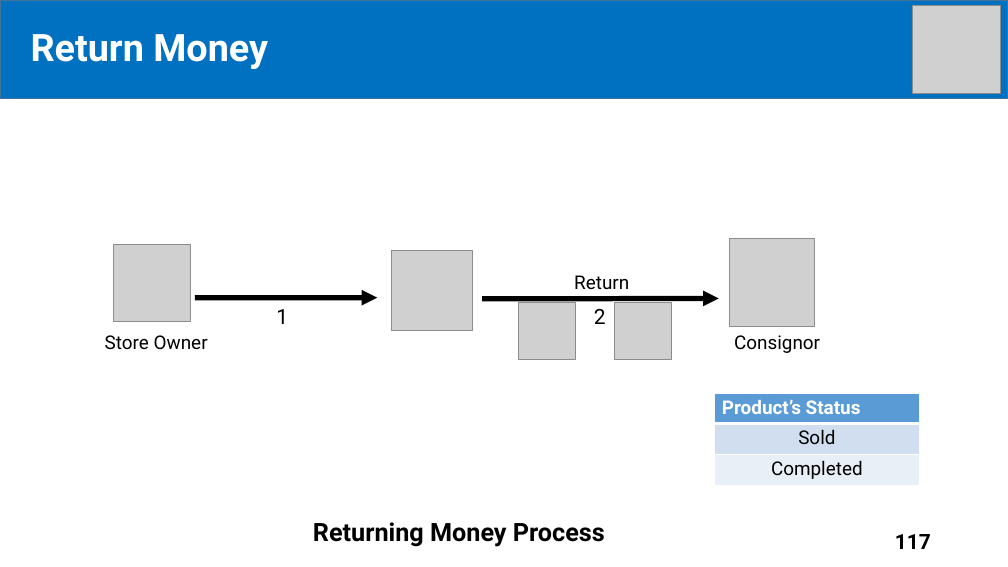
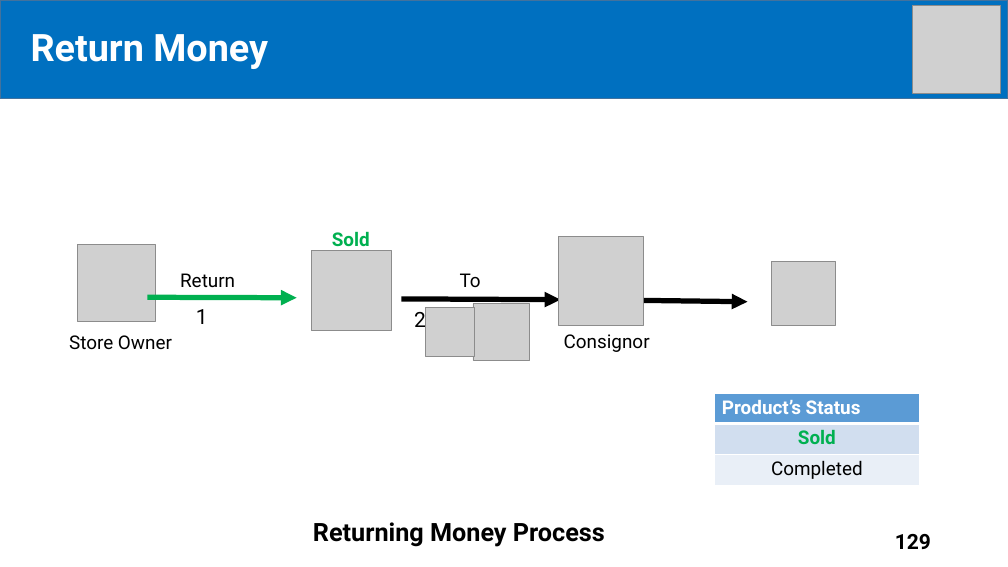
Before and after one commit to tiendan3108/CP, a slide deck: slide 129 of Source/Presentation/PreFinalPresentation.pptx (slide 117 before the commit). Drawn at 1008x567 pixels with LibreOffice and Linux fonts; fonts in the diff are those of the drawing; grey boxes stand for pictures. Boxes give left, top, right and bottom in pixels: in the first picture for what was removed or moved away, otherwise in the second. Text is boxed around its words. In the diff, an @@ line names an element or a change of style, - is before the commit and + after.

```diff
--- a/Source/Presentation/PreFinalPresentation.pptx
+++ b/Source/Presentation/PreFinalPresentation.pptx
@@ text added at (332, 231, 370, 252), 18 pt, text #00B050, bold @@
+Sold
@@ picture: place and size @@
-picture at (730, 238, 814, 327)
+picture at (559, 237, 644, 325)
@@ picture: place and size @@
-picture at (113, 244, 191, 321)
+picture at (78, 244, 155, 321)
@@ text "Return": place and size @@
-text "Return" at (574, 275, 629, 289)
+text "Return" at (180, 273, 235, 288)
@@ picture: place and size @@
-picture at (392, 250, 472, 330)
+picture at (312, 250, 392, 330)
@@ picture added at (772, 262, 836, 325) @@
@@ arrow moved from (195, 298) - (377, 298) to (147, 297) - (296, 298) @@
@@ arrow (147, 297) - (296, 298): stroke #000000 5 pt to #00B050 5 pt @@
@@ arrow moved from (482, 299) - (719, 299) to (402, 299) - (560, 299) @@
@@ text added at (460, 273, 481, 287), 18 pt, text #000000 @@
+To
@@ text "Store Owner": place and size @@
-text "Store Owner" at (105, 335, 208, 350)
+text "Store Owner" at (69, 335, 172, 350)
@@ text "1": place and size @@
-text "1" at (276, 309, 288, 324)
+text "1" at (196, 309, 208, 324)
@@ text "2" rewrapped from (594, 309, 606, 324) to (414, 308, 426, 334) @@
@@ picture added at (426, 308, 474, 356) @@
@@ picture: place and size @@
-picture at (615, 302, 671, 359)
+picture at (473, 304, 530, 361)
@@ picture removed at (519, 302, 575, 359) @@
@@ text "Consignor": place and size @@
-text "Consignor" at (734, 335, 820, 353)
+text "Consignor" at (564, 334, 650, 352)
@@ arrow added from (644, 300) to (748, 302), #000000 5 pt @@
@@ table at (715, 393, 920, 485) @@
@@ text colour #000000 to #00B050, bold on in "Sold" @@
@@ page number at (895, 534, 931, 549): text changed @@
-117
+129
```
Also in this commit, not shown: 48 other slides changed, 13 slides added.
